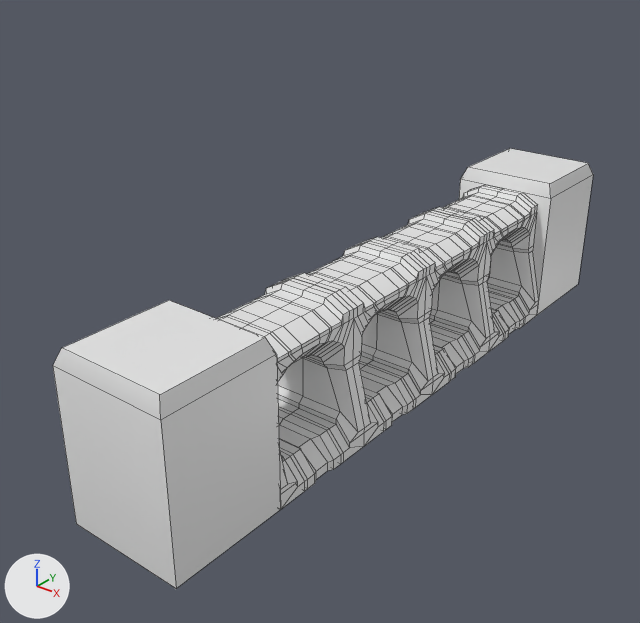
Two versions of the Blender file DMQ Proj1/Assets/Test Assets/Scene 1/Models/Railing 1c.blend, one commit apart.
Camera for both pictures: a 50 mm camera at (3.1, -4.61, 3.2) aimed at (-0.23, -0.45, 0.62). The lights are fixed; the arrows at lower left show +X, +Y and +Z. Mesh edges are drawn as thin lines.
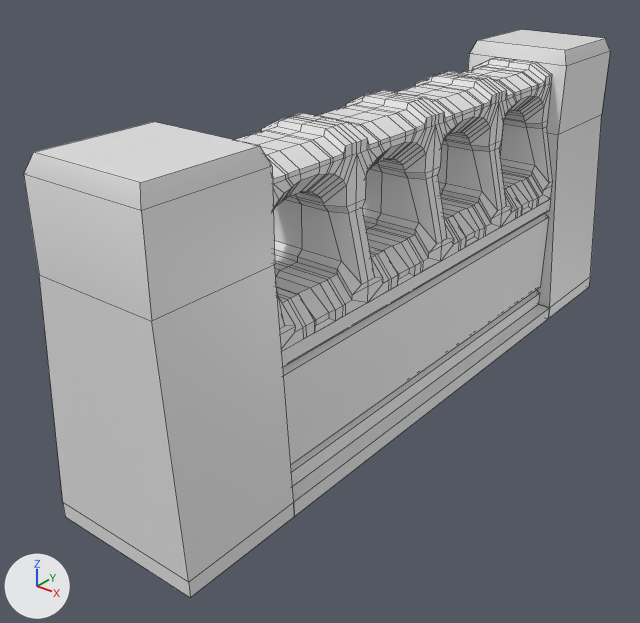
Changed parts and their boxes (x1, y1, x2, y2) in the pictures (640 x 623 px):
'Cube.001', reshaped, moved (18% wider, 65% taller): before (53, 300, 281, 588); after (24, 122, 294, 597)
'Cube', reshaped, moved: before (216, 185, 539, 509); after (235, 57, 553, 351)
'Cube.003', added: after (282, 199, 551, 516)
'Cube.002', reshaped, moved: before (459, 148, 593, 315); after (468, 29, 610, 319)
part 1 of me_cube, cut back: before (315, 321, 520, 482); after (315, 201, 533, 332)
part 2 of me_cube_001, built on: before (53, 175, 593, 588); after (24, 51, 610, 597)

Diff of the bpy script that builds the scene:
```diff
--- a/DMQ Proj1/Assets/Test Assets/Scene 1/Models/Railing 1c.blend.py
+++ b/DMQ Proj1/Assets/Test Assets/Scene 1/Models/Railing 1c.blend.py
@@ me_cube @@
 # used by ob_cube; location = (0.0, 0.0, 0.0)
-me_cube.from_pydata(...)  # 180 vertices, 144 faces; spans x -0.4..0.0, y 0.0..0.8, z 0.0..1.0
+me_cube.from_pydata(...)  # 170 vertices, 136 faces; spans x -0.4..0.0, y 0.0..0.8, z 0.0..1.0
+# me_cube part 1
+# 12 vertices are removed from x -0.381..-0.1, y 0.0..0.8, z 0.0
+# 12 faces are deleted
+# 2 vertices are added at (-0.381, 0.457, 0.025), (-0.381, 0.343, 0.025)
+# 4 new faces join them
@@ me_cube_001 @@
 # used by ob_cube_001; location = (0.0, -2.0, 1.0)
-me_cube_001.from_pydata(...)  # 12 vertices, 10 faces; spans x -0.4..0.4, y -0.4..0.4, z -1.0..0.1
+me_cube_001.from_pydata(...)  # 20 vertices, 18 faces; spans x -0.5..0.5, y -0.4..0.4, z -2.0..0.1
+# me_cube_001 part 2
+# 4 vertices are removed from x -0.4..0.4, y -0.4..0.4, z -1.0
+# 5 faces are deleted
+# 12 vertices are added at x -0.5..0.5, y -0.4..0.4, z -2.0..-0.5
+# 13 new faces join them
 me_cube_001.materials.append(mat_material)
@@ me_cube_001_1 @@
+me_cube_001_1.from_pydata(...)  # 44 vertices, 42 faces; spans x -0.5..0.5, y -1.6..1.6, z 0.0..1.0
@@ ob_cube @@
 ob_cube = bpy.data.objects.new('Cube', me_cube)
-ob_cube.location = (0.0, 0.0, 0.0)
+ob_cube.location = (0.0, 0.0, 1.0)
 _m = ob_cube.modifiers.new('Mirror', 'MIRROR')
@@ ob_cube_001 @@
 ob_cube_001 = bpy.data.objects.new('Cube.001', me_cube_001)
-ob_cube_001.location = (0.0, -2.0, 1.0)
+ob_cube_001.location = (0.0, -2.0, 2.0)
@@ ob_cube_002 @@
 ob_cube_002 = bpy.data.objects.new('Cube.002', me_cube_001)
-ob_cube_002.location = (0.0, 2.0, 1.0)
+ob_cube_002.location = (0.0, 2.0, 2.0)
@@ ob_cube_003 @@
+ob_cube_003 = bpy.data.objects.new('Cube.003', me_cube_001_1)
+ob_cube_003.location = (0.0, 0.0, 0.0)
```
